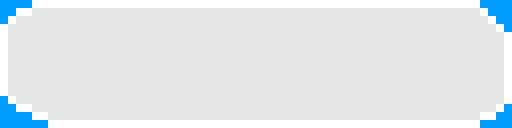
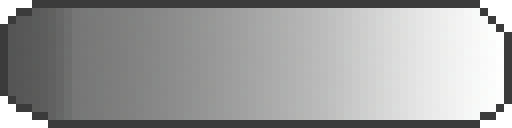
Layered file, before and after one edit (512px x 128px). Changes by layer:
hid "Layer 0" over [0, 0, 512, 128]
